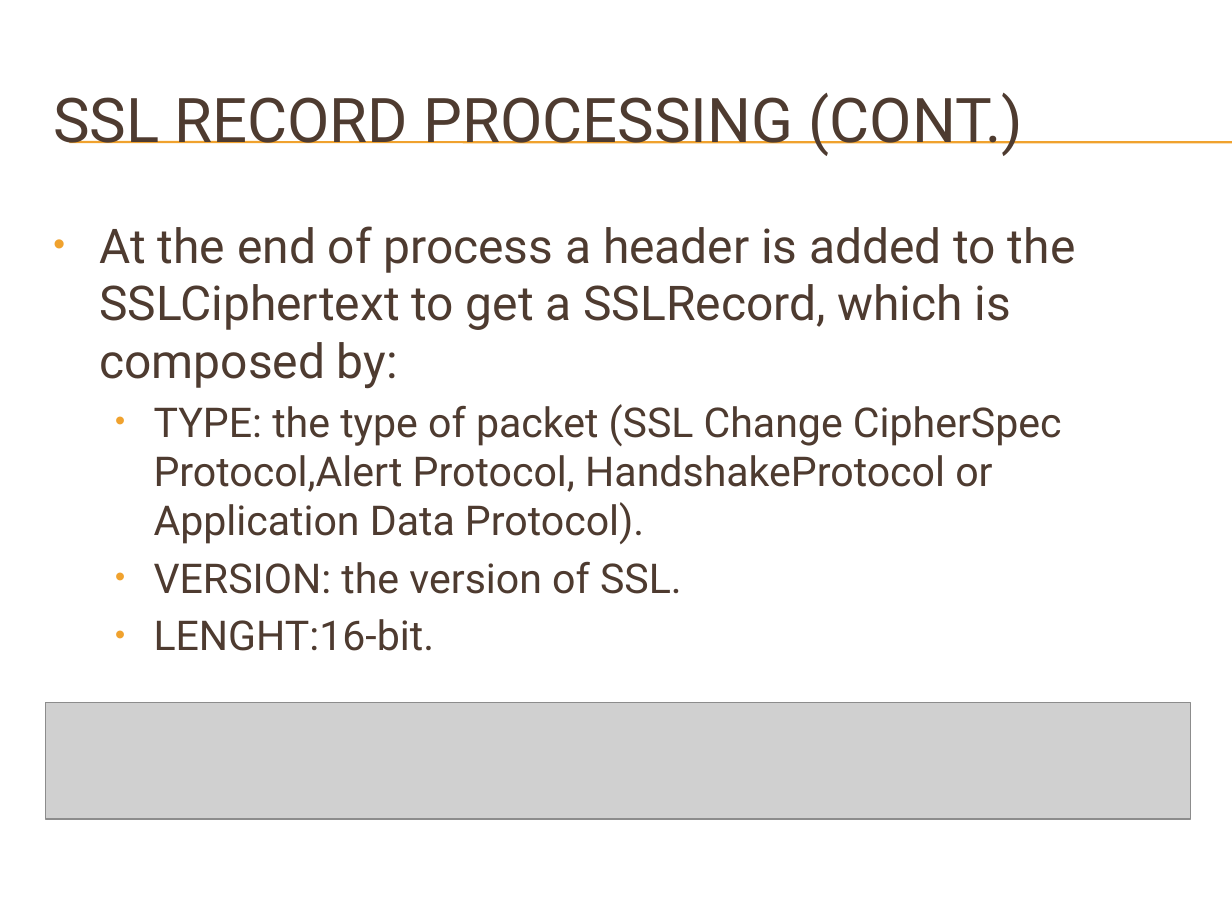
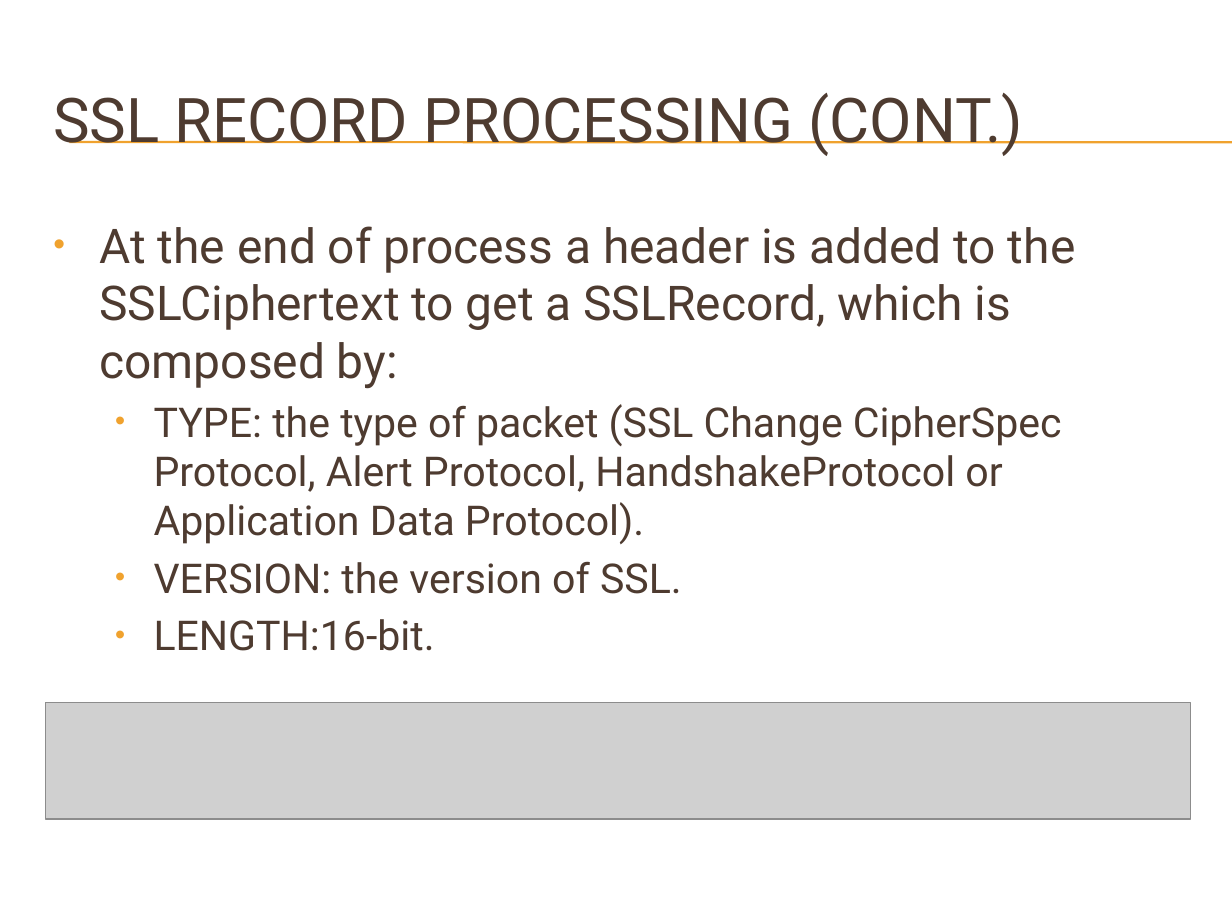
Before and after one commit to DeMaCS-UNICAL/NetworkSecurity, a slide deck: slide 8 of slides/SSL.pptx (slide 5 before the commit). Drawn at 1232x924 pixels with LibreOffice and Linux fonts; fonts in the diff are those of the drawing; grey boxes stand for pictures; background and template pictures are left out. Boxes give left, top, right and bottom in pixels: in the first picture for what was removed or moved away, otherwise in the second. Text is boxed around its words. In the diff, an @@ line names an element or a change of style, - is before the commit and + after.

```diff
--- a/slides/SSL.pptx
+++ b/slides/SSL.pptx
@@ text at (154,404,1062,544): spaces changed @@
-  • TYPE: the type of packet (SSL Change CipherSpec Protocol,Alert Protocol, HandshakeProtocol or Application Data Protocol).
+  • TYPE: the type of packet (SSL Change CipherSpec Protocol, Alert Protocol, HandshakeProtocol or Application Data Protocol).
@@ text at (154,619,435,651): text changed @@
-  • LENGHT:16-bit.
+  • LENGTH:16-bit.
```
Also in this commit, not shown: 5 other slides changed, 6 slides added, 2 slides removed, 1 other file.
